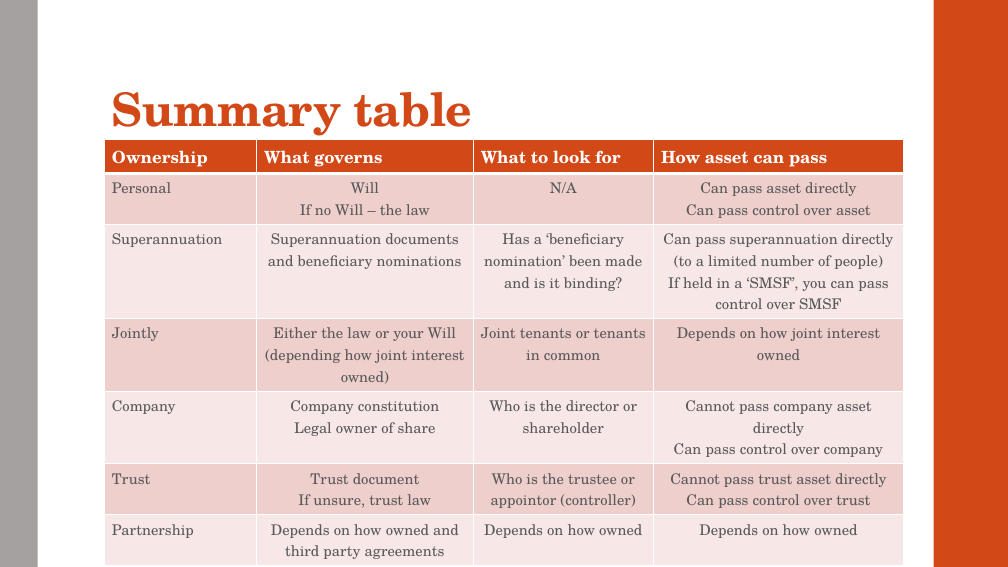
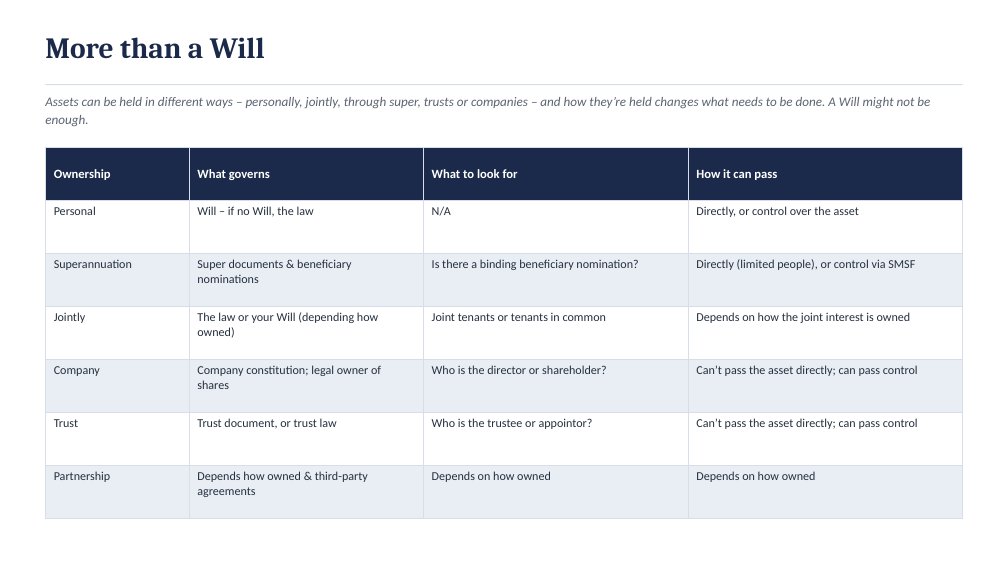
Before and after one commit to dariuschats/dariuschats.github.io, a slide deck: slide 10 of downloadables/other/Estate planning/Estate Planning Meeting Slides.pptx (slide 15 before the commit). Drawn at 1008x567 pixels with LibreOffice and Linux fonts; fonts in the diff are those of the drawing. Boxes give left, top, right and bottom in pixels: in the first picture for what was removed or moved away, otherwise in the second. Text is boxed around its words. In the diff, an @@ line names an element or a change of style, - is before the commit and + after.

```diff
--- a/downloadables/other/Estate planning/Estate Planning Meeting Slides.pptx
+++ b/downloadables/other/Estate planning/Estate Planning Meeting Slides.pptx
@@ rectangle removed at <box>0,0,38,567</box> @@
@@ rectangle removed at <box>934,0,1008,567</box> @@
@@ text added at <box>45,37,265,59</box>, 28 pt, text #1B2A4A, bold @@
+More than a Will
@@ line added from (45, 85) to (963, 85), #D7DEEA 1 pt @@
@@ text added at <box>45,97,930,126</box>, 12.5 pt, text #5B6472, italic @@
+Assets can be held in different ways – personally, jointly, through super, trusts or companies – and how they’re held changes what needs to be done. A Will might not be enough.
@@ title removed at <box>112,92,473,141</box> @@
-Summary table
@@ table at <box>45,147,963,518</box> @@
-row 1, column 4: How asset can pass
+row 1, column 4: How it can pass
-row 2, column 2: Will / If no Will – the law
+row 2, column 2: Will – if no Will, the law
-row 2, column 4: Can pass asset directly / Can pass control over asset
+row 2, column 4: Directly, or control over the asset
-row 3: Superannuation | Superannuation documents and beneficiary nominations | Has a ‘beneficiary nomination’ been made and is it binding? | Can pass superannuation directly (to a limited number of people) / If held in a ‘SMSF’, you can pass control over SMSF
+row 3: Superannuation | Super documents & beneficiary nominations | Is there a binding beneficiary nomination? | Directly (limited people), or control via SMSF
-row 4, column 2: Either the law or your Will (depending how joint interest owned)
+row 4, column 2: The law or your Will (depending how owned)
-row 4, column 4: Depends on how joint interest owned
+row 4, column 4: Depends on how the joint interest is owned
-row 5: Company | Company constitution / Legal owner of share | Who is the director or shareholder | Cannot pass company asset directly / Can pass control over company
+row 5: Company | Company constitution; legal owner of shares | Who is the director or shareholder? | Can’t pass the asset directly; can pass control
-row 6: Trust | Trust document / If unsure, trust law | Who is the trustee or appointor (controller) | Cannot pass trust asset directly / Can pass control over trust
+row 6: Trust | Trust document, or trust law | Who is the trustee or appointor? | Can’t pass the asset directly; can pass control
-row 7, column 2: Depends on how owned and third party agreements
+row 7, column 2: Depends how owned & third-party agreements
@@ fill #D34817 to #1B2A4A in row 1 @@
@@ fill #EFCFCC to #FFFFFF in 12 cells @@
@@ fill #F7E9E8 to #E9EDF4 in 12 cells @@
@@ size 16 to 12 pt in "Ownership", "What governs", "What to look for" @@
@@ font TeX Gyre Schola to Calibri in "Ownership", "What governs", "What to look for", "Personal" and 9 more places @@
@@ size 14 to 11.5 pt, text colour #595959 to #26313F in "Personal", "N/A", "Superannuation", "Jointly" and 6 more places @@
@@ alignment centre to left @@
@@ borders changed @@
@@ table: place and size @@
-table at <box>104,140,904,563</box>
+table at <box>45,147,963,518</box>
```
Also in this commit, not shown: 29 other slides changed, 5 slides added, 27 slides removed, 1 other file.
